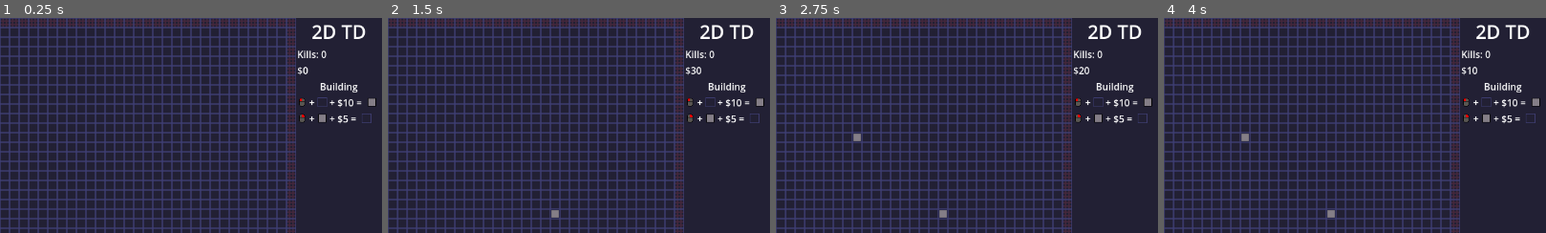
Above: before the commit, frames 1-4 (left to right).
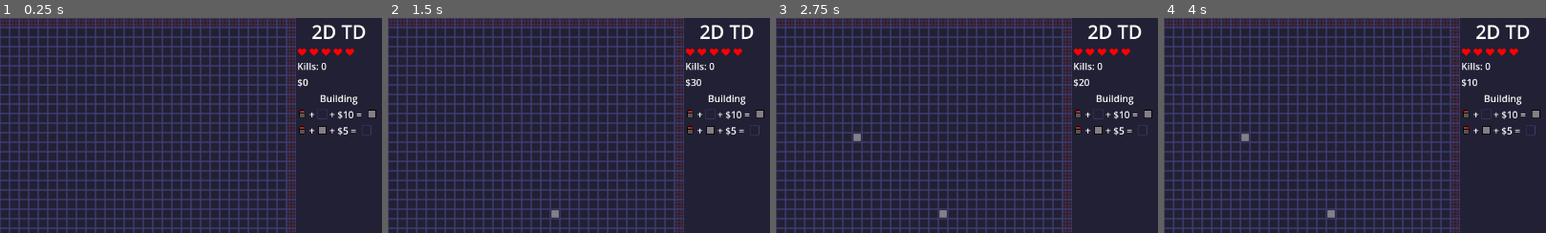
Above: after the commit, the same moments.

Repository: miatribe/2DTD
Game: Godot game, scene res://Scenes/Level.tscn
The game is run twice, just before and just after one commit, with the same random seed, the same clock (stepped at 60 frames per second) and the same inputs.
Inputs (mouse positions are % of the whole screen's width and height, from its top left):
- Up to frame 1 (0.25 s): no input
- Up to frame 2 (1.5 s): tap Enter at 0.5 s; move the mouse to (72, 45) at 0.52 s; press the mouse at (72, 45) at 0.53 s; tap Space at 1.25 s; move the mouse to (30, 55) at 1.27 s; release the mouse at (30, 55) at 1.28 s; right-click (30, 55) at 1.35 s
- Up to frame 3 (2.75 s): tap Enter at 2 s; move the mouse to (60, 28) at 2.02 s; press the mouse at (60, 28) at 2.03 s
- Up to frame 4 (4 s): move the mouse to (45, 70) at 2.77 s; release the mouse at (45, 70) at 2.78 s; right-click (45, 70) at 2.85 s; tap Space at 3.5 s; move the mouse to (80, 65) at 3.52 s; press the mouse at (80, 65) at 3.53 s
The pictures show only the part of the screen within x 50-100%, y 0-50%; the shares and areas given below are measured in that part.

The runs differ from the first frame. In frame 1, 2.2% of the frame differs, in the area x 78-99%, y 14-55%; in frame 2, 2.2%; in frame 3, 2.2%; in frame 4, 2.2%.

Commit message:
Lives
Added lives.

Diff:
--- a/Scenes/Level.tscn
+++ b/Scenes/Level.tscn
@@ -7,6 +7,7 @@
 [ext_resource type="PackedScene" uid="uid://c3tfkb4p50wpy" path="res://Scenes/creeper.tscn" id="5_tdr21"]
 [ext_resource type="Script" path="res://Scripts/UI.gd" id="6_drfic"]
 [ext_resource type="Texture2D" uid="uid://bg2dklhh7vil5" path="res://Assets/Click.png" id="7_2686v"]
+[ext_resource type="Texture2D" uid="uid://dulj6droxxvd8" path="res://Assets/Heart.png" id="7_l1e7k"]
 [ext_resource type="Texture2D" uid="uid://b6nn5i5s8usj" path="res://Assets/EmptyTile.tres" id="8_iqdoq"]
 [ext_resource type="Texture2D" uid="uid://daqpeu61np18t" path="res://Assets/TowerBase.png" id="9_i5fta"]
 [ext_resource type="Script" path="res://Scripts/Player.gd" id="10_0dwem"]
@@ -79,6 +80,42 @@
 text = "2D TD"
 horizontal_alignment = 1
 
+[node name="Lives" type="HBoxContainer" parent="UI/VBoxContainer"]
+texture_filter = 1
+custom_minimum_size = Vector2(0, 16)
+layout_mode = 2
+
+[node name="H1" type="TextureRect" parent="UI/VBoxContainer/Lives"]
+texture_filter = 1
+layout_mode = 2
+texture = ExtResource("7_l1e7k")
+stretch_mode = 3
+flip_h = true
+
+[node name="H2" type="TextureRect" parent="UI/VBoxContainer/Lives"]
+layout_mode = 2
+texture = ExtResource("7_l1e7k")
+stretch_mode = 3
+flip_h = true
+
+[node name="H3" type="TextureRect" parent="UI/VBoxContainer/Lives"]
+layout_mode = 2
+texture = ExtResource("7_l1e7k")
+stretch_mode = 3
+flip_h = true
+
+[node name="H4" type="TextureRect" parent="UI/VBoxContainer/Lives"]
+layout_mode = 2
+texture = ExtResource("7_l1e7k")
+stretch_mode = 3
+flip_h = true
+
+[node name="H5" type="TextureRect" parent="UI/VBoxContainer/Lives"]
+layout_mode = 2
+texture = ExtResource("7_l1e7k")
+stretch_mode = 3
+flip_h = true
+
 [node name="Kills" type="Label" parent="UI/VBoxContainer"]
 texture_filter = 1
 layout_mode = 2
--- a/Scripts/Player.gd
+++ b/Scripts/Player.gd
@@ -9,13 +9,16 @@
 	set(kills_in):
 		kills = kills_in
 		ui.update_kills(kills)
-
+var lives:int = 5:
+	set(lives_in):
+		lives = lives_in
+		ui.update_lives(lives)
 @onready var ui: Node2D = $"../UI"
 
 
 func _ready() -> void:
 	EventBus.CreepDied.connect(creep_died)
-
+	EventBus.TargetReached.connect(player_damaged)
 
 func _input(event: InputEvent) -> void:
 	if event.is_action_pressed("click") && gold >= td.tower_cost:
@@ -30,8 +33,15 @@
 		print("debug_damage_creeps")
 		for creeper in td.creepers.get_children():
 			creeper.take_damage(2)
+	if event.is_action_pressed("debug_damage_player"):
+		print("debug_damage_player")
+		lives -= 1
 
 
 func creep_died(gold_in:int) -> void:
 	gold +=gold_in
 	kills +=1
+
+
+func player_damaged() -> void:
+	lives -= 1
--- a/Scripts/UI.gd
+++ b/Scripts/UI.gd
@@ -2,6 +2,7 @@
 
 @onready var kills: Label = $VBoxContainer/Kills
 @onready var money: Label = $VBoxContainer/Money
+@onready var livesBox: HBoxContainer = $VBoxContainer/Lives
 
 
 func update_kills(kill_count:int)-> void:
@@ -10,3 +11,8 @@
 
 func update_gold(gold:int)-> void:
 	money.text =  '$%d' % gold
+
+
+func update_lives(lives:int) -> void:
+	for i in livesBox.get_child_count():
+		livesBox.get_child(i).visible = lives > i
--- a/project.godot
+++ b/project.godot
@@ -41,3 +41,8 @@
 "events": [Object(InputEventKey,"resource_local_to_scene":false,"resource_name":"","device":-1,"window_id":0,"alt_press …(191 unchanged characters)…
 ]
 }
+debug_damage_player={
+"deadzone": 0.5,
+"events": [Object(InputEventKey,"resource_local_to_scene":false,"resource_name":"","device":-1,"window_id":0,"alt_pressed":false,"shift_pressed":false,"ctrl_pressed":false,"meta_pressed":false,"pressed":false,"keycode":0,"physical_keycode":83,"key_label":0,"unicode":115,"location":0,"echo":false,"script":null)
+]
+}
Binary file added: Assets/Heart.png
Not shown, added: Assets/Heart.png.import
Not shown: 1 places in Scenes/Level.tscn that only renumber resources
